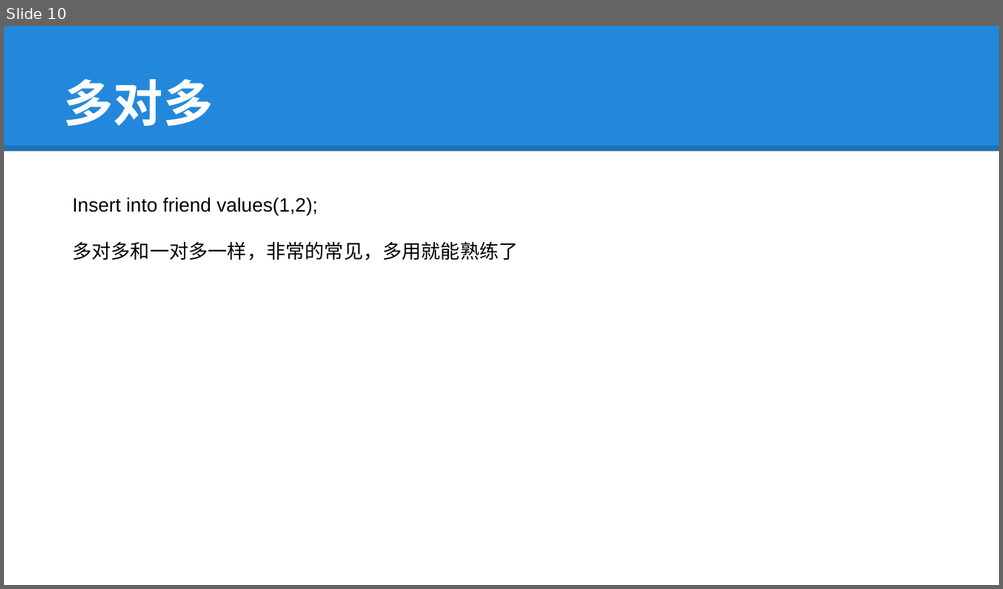
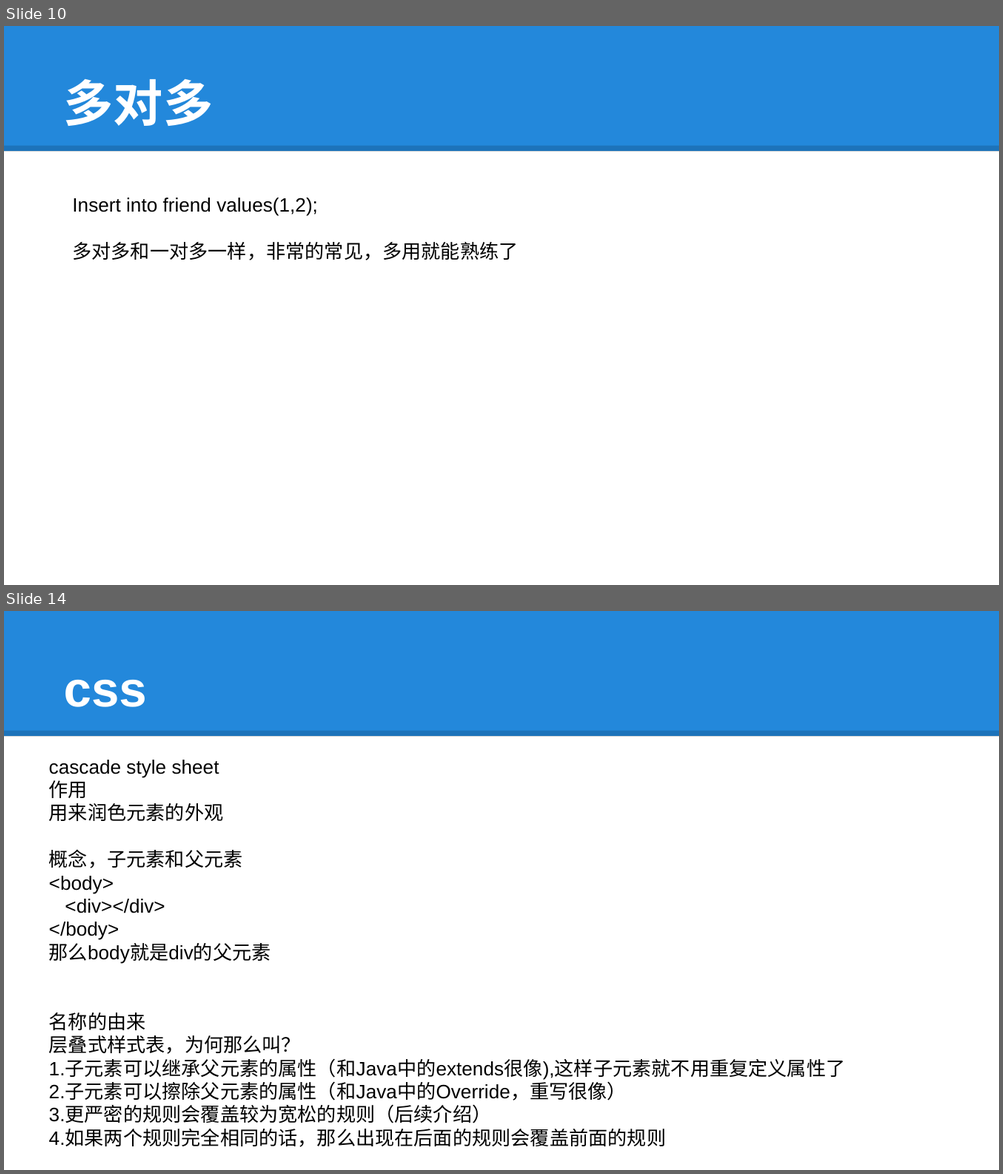
Before and after one commit to tokyojava/java_beginner, a slide deck: 中级/课件/Java15.pptx. Shown one above the other, each under a label of ours: slide 10 before the commit, slides 10 and 14 after it; the slides between them are not shown. The pictures are 1003x589 and 1003x1174 pixels, drawn with LibreOffice and Linux fonts; fonts in the diff are those of the drawing. Boxes give left, top, right and bottom in pixels: in the first picture for what was removed or moved away, otherwise in the second. Text is boxed around its words. In the diff, an @@ line names an element or a change of style, - is before the commit and + after.

```diff
--- a/中级/课件/Java15.pptx
+++ b/中级/课件/Java15.pptx
@@ slide 14 added at [4, 611, 999, 1170], background #FFFFFF; not listed: 2 template elements that a slide beside it also shows @@
@@ title added at [64, 680, 147, 707], 36 pt, text #FFFFFF, bold @@
+css
@@ text added at [49, 760, 845, 1147], 14 pt, text #000000 @@
+cascade style sheet
+作用
+用来润色元素的外观
+概念，子元素和父元素
+<body>
+<div></div>
+</body>
+那么body就是div的父元素
+名称的由来
+层叠式样式表，为何那么叫？
+1.子元素可以继承父元素的属性（和Java中的extends很像),这样子元素就不用重复定义属性了
+2.子元素可以擦除父元素的属性（和Java中的Override，重写很像）
+3.更严密的规则会覆盖较为宽松的规则（后续介绍）
+4.如果两个规则完全相同的话，那么出现在后面的规则会覆盖前面的规则
```
Also in this commit, not shown: 1 slide changed, 8 other slides added, 2 slides removed, 2 other files.
